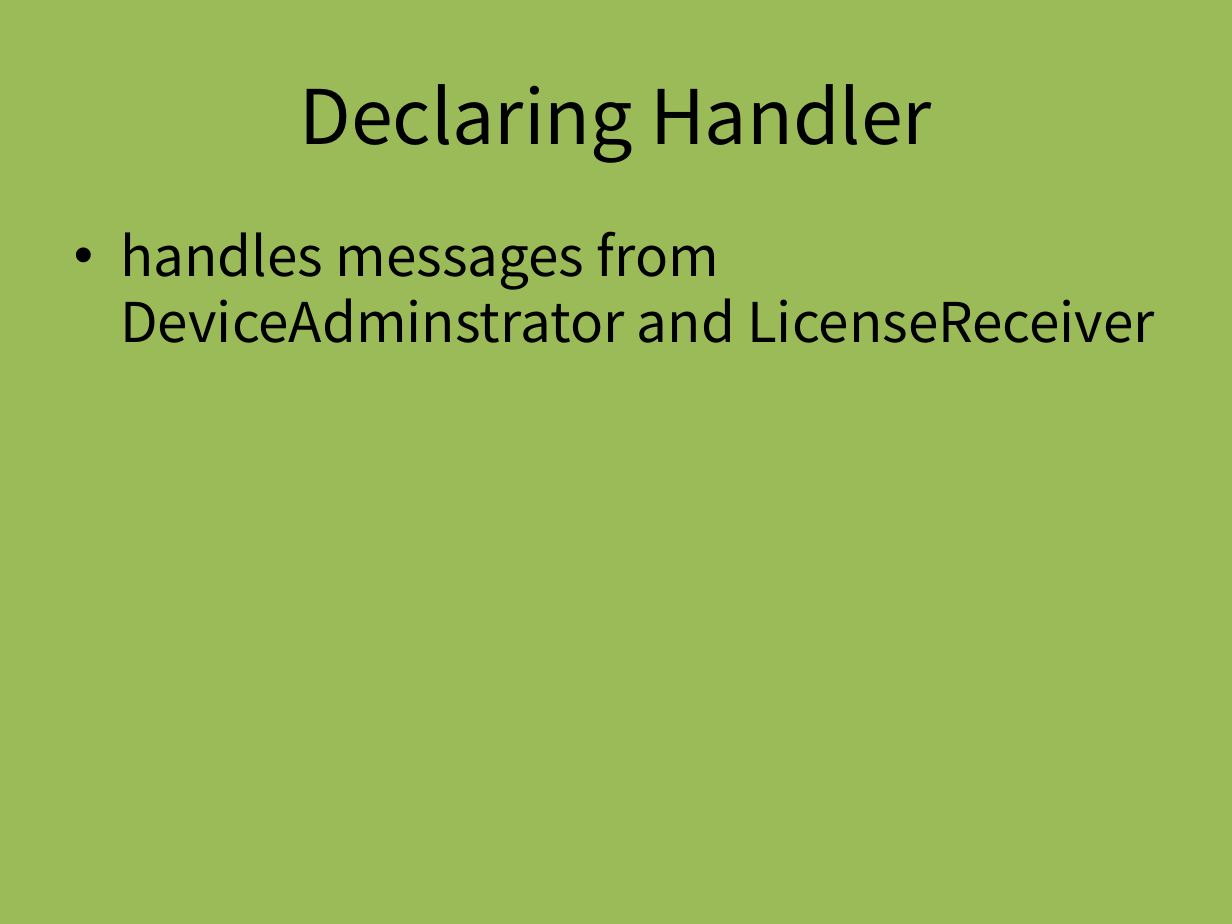
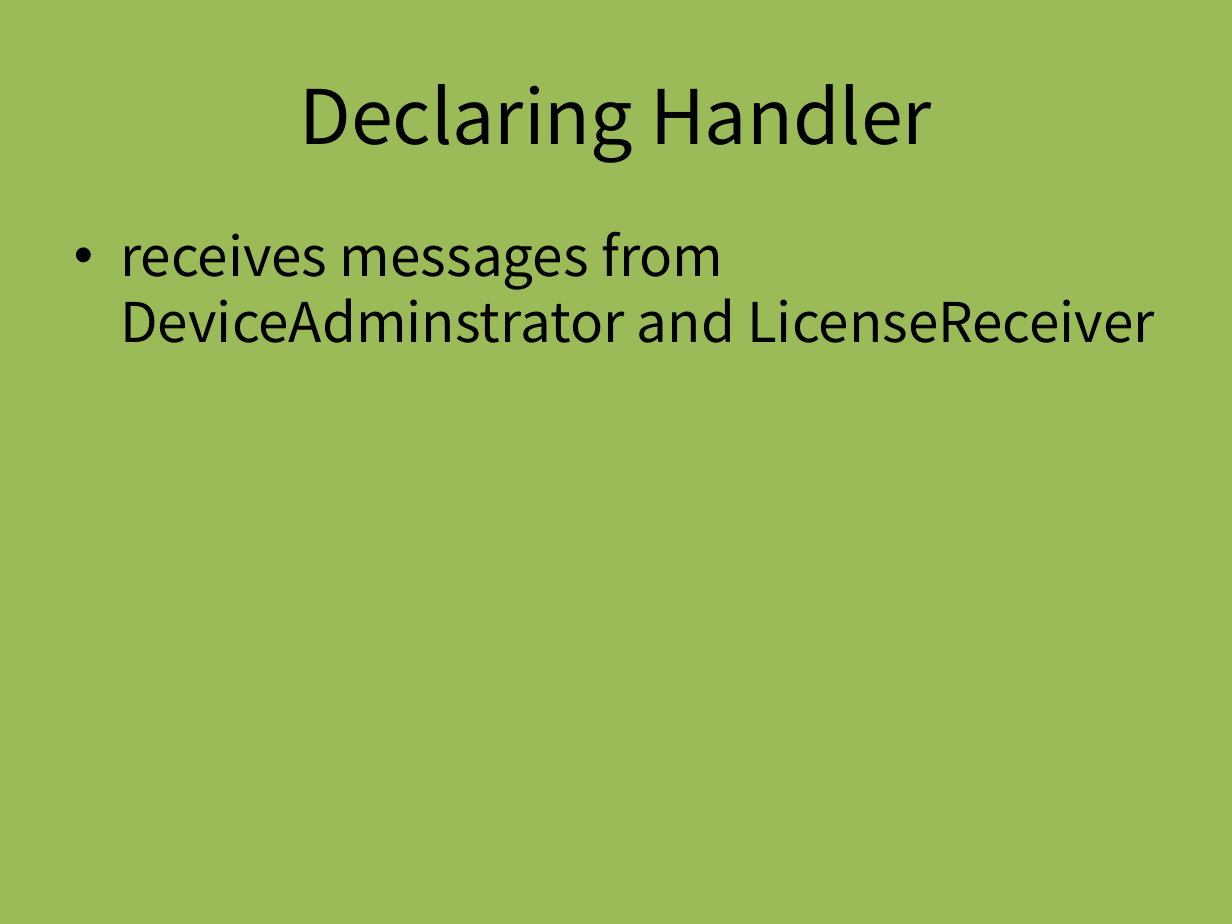
Before and after one commit to dummyFirst/NHK_Japanese, a slide deck: slide 4 of Android/AppControl.pptx. Drawn at 1232x924 pixels with LibreOffice and Linux fonts; fonts in the diff are those of the drawing. Boxes give left, top, right and bottom in pixels: in the first picture for what was removed or moved away, otherwise in the second. Text is boxed around its words. In the diff, an @@ line names an element or a change of style, - is before the commit and + after.

Commit message:
Fix

```diff
--- a/Android/AppControl.pptx
+++ b/Android/AppControl.pptx
@@ text at bbox=[120, 231, 1155, 343]: text changed @@
-• handles messages from DeviceAdminstrator and LicenseReceiver
+• receives messages from DeviceAdminstrator and LicenseReceiver
```
Also in this commit, not shown: 2 other slides changed.
